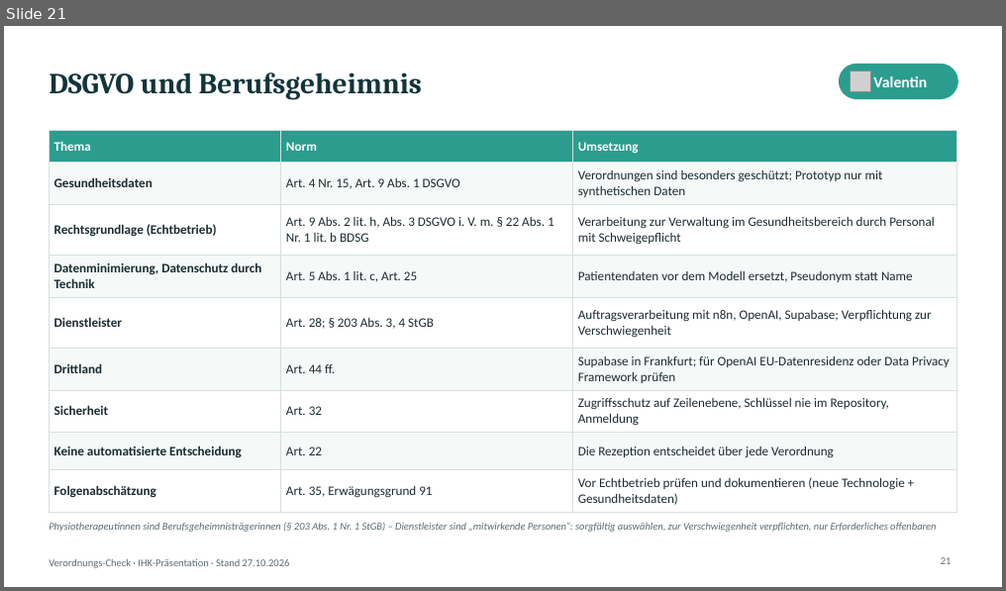
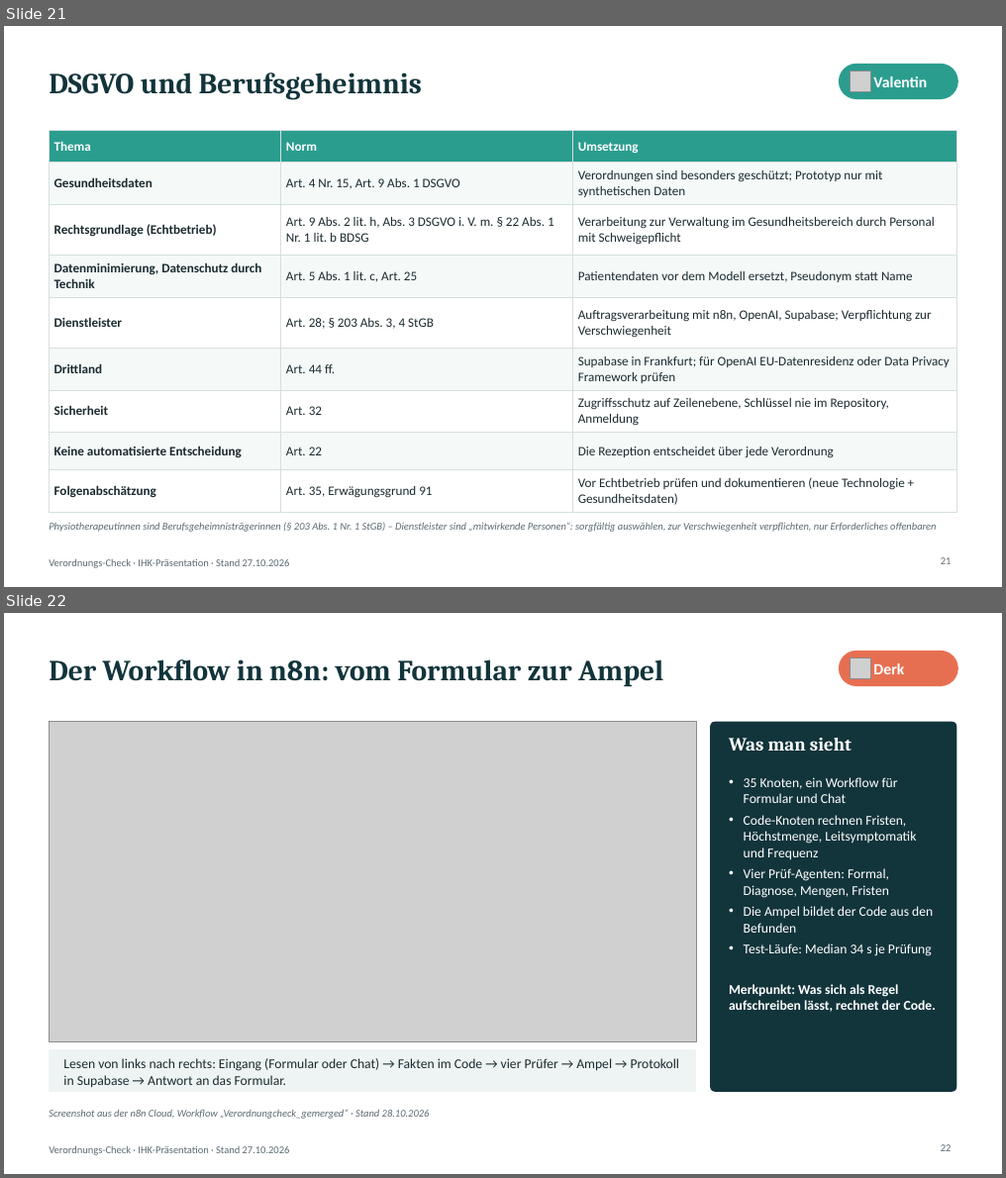
Before and after one commit to DBE-deve/verordnungs-check, a slide deck: docs/praesentation/Verordnungs-Check_IHK_3x15min_2026-10-27.pptx. Shown one above the other, each under a label of ours: slide 21 before the commit, slides 21 and 22 after it. The pictures are 1006x591 and 1006x1178 pixels, drawn with LibreOffice and Linux fonts; fonts in the diff are those of the drawing; grey boxes stand for pictures. Boxes give left, top, right and bottom in pixels: in the first picture for what was removed or moved away, otherwise in the second. Text is boxed around its words. In the diff, an @@ line names an element or a change of style, - is before the commit and + after.

```diff
--- a/docs/praesentation/Verordnungs-Check_IHK_3x15min_2026-10-27.pptx
+++ b/docs/praesentation/Verordnungs-Check_IHK_3x15min_2026-10-27.pptx
@@ slide 22 added at (4, 613, 1002, 1174), background #FFFFFF; not listed: 1 template element that a slide beside it also shows @@
@@ title added at (49, 660, 663, 687), 28 pt, text #12343B, bold @@
+Der Workflow in n8n: vom Formular zur Ampel
@@ rounded rectangle added at (839, 651, 958, 686), fill #E76F51 @@
@@ picture added at (849, 658, 871, 679) @@
@@ text added at (873, 663, 904, 674), 15 pt, text #FFFFFF, bold @@
+Derk
@@ picture added at (49, 722, 696, 1043) @@
@@ rounded rectangle added at (710, 722, 957, 1092), fill #12343B @@
@@ text added at (729, 738, 851, 751), 18 pt, text #FFFFFF, bold @@
+Was man sieht
@@ text added at (729, 777, 936, 1012), 13 pt, text #FFFFFF @@
+• 35 Knoten, ein Workflow für Formular und Chat
+• Code-Knoten rechnen Fristen, Höchstmenge, Leitsymptomatik und Frequenz
+• Vier Prüf-Agenten: Formal, Diagnose, Mengen, Fristen
+• Die Ampel bildet der Code aus den Befunden
+• Test-Läufe: Median 34 s je Prüfung
+Merkpunkt: Was sich als Regel aufschreiben lässt, rechnet der Code.
@@ rounded rectangle added at (49, 1051, 696, 1092), fill #EEF4F3 @@
@@ text added at (63, 1059, 679, 1088), 13 pt, text #1B2B30 @@
+Lesen von links nach rechts: Eingang (Formular oder Chat) → Fakten im Code → vier Prüfer → Ampel → Protokoll in Supabase → Antwort an das Formular.
@@ text added at (49, 1109, 430, 1119), 10 pt, text #5C6B73, italic @@
+Screenshot aus der n8n Cloud, Workflow „Verordnungcheck_gemerged“ · Stand 28.10.2026
@@ page number added at (941, 1145, 951, 1152), 10 pt, text #5C6B73 @@
+22
```
Also in this commit, not shown: 1 slide changed, 6 other files.
